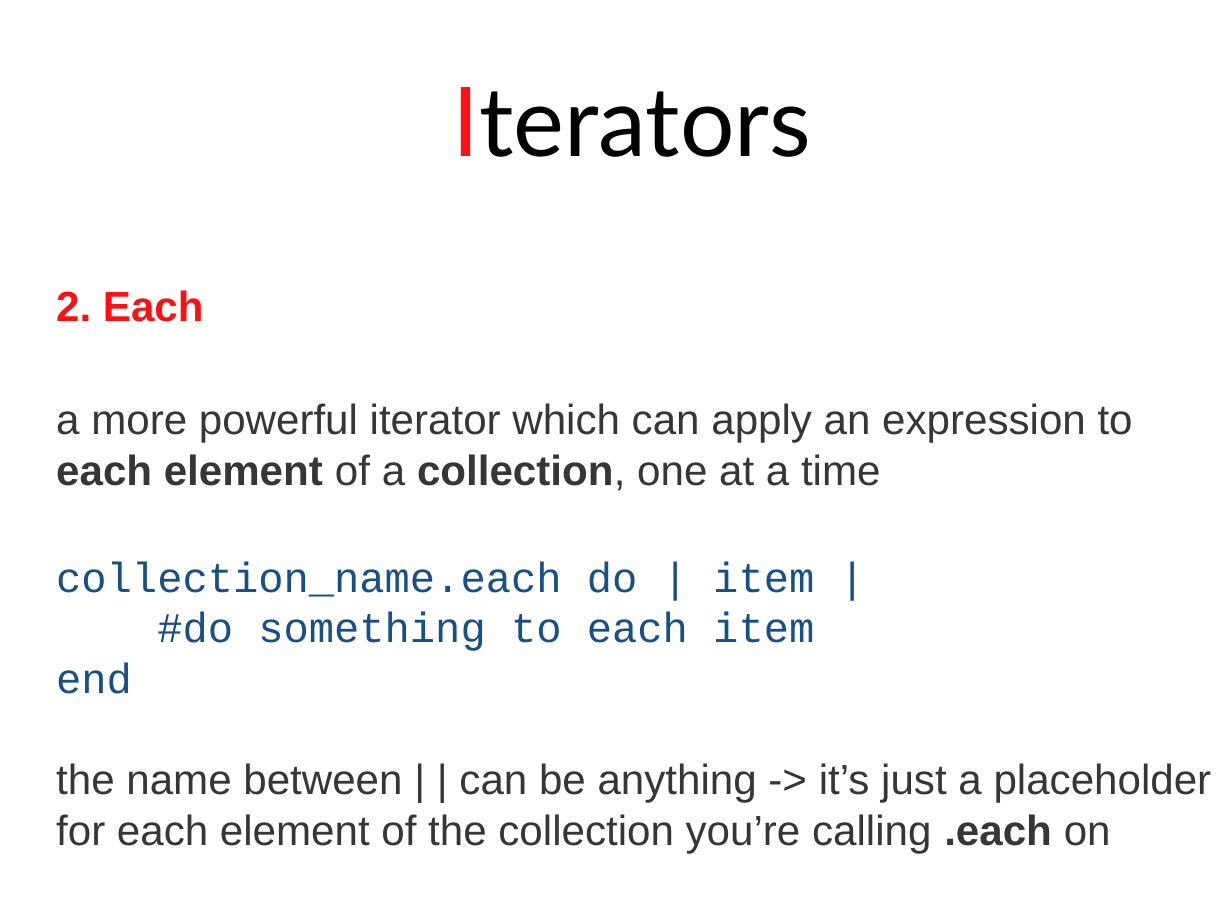
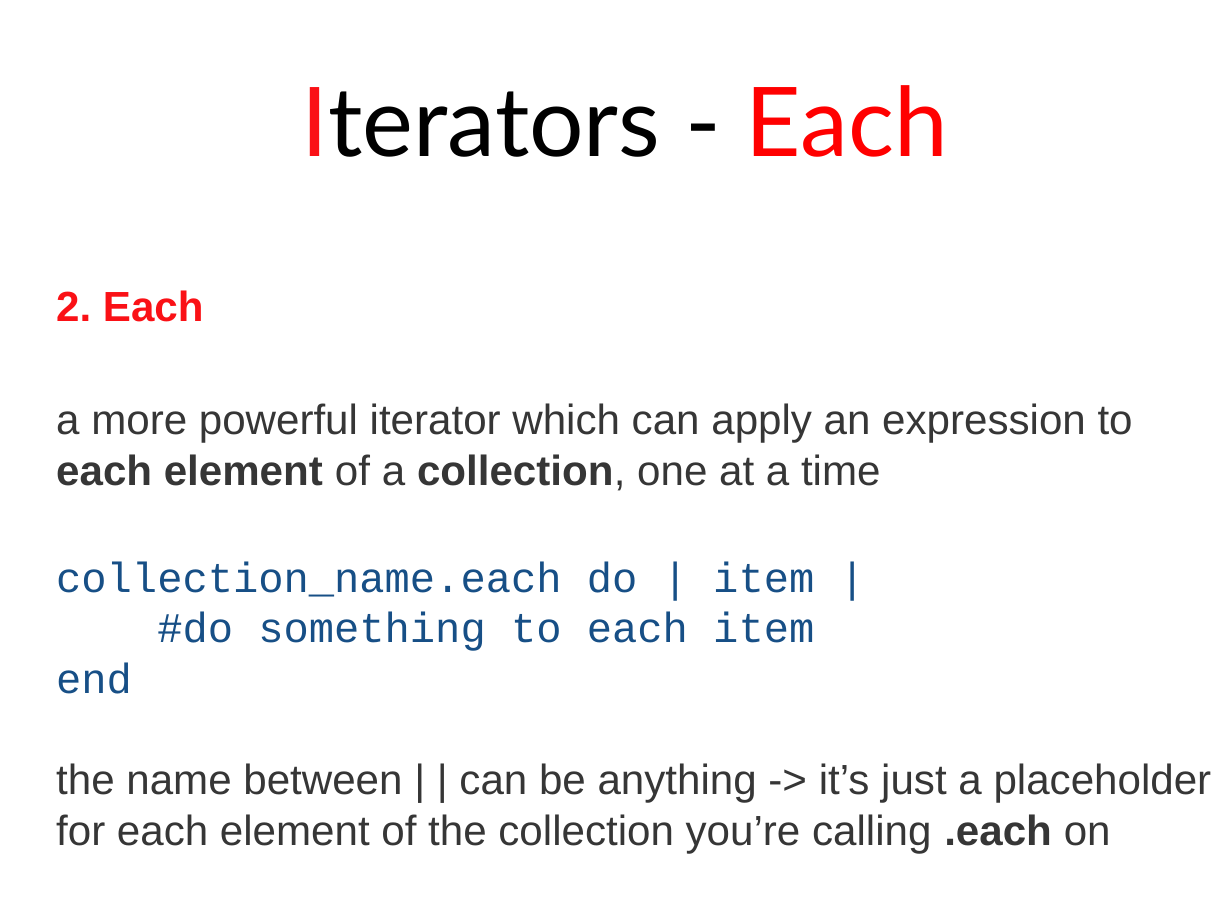
Before and after one commit to stephlaf/P4E, a slide deck: slide 11 of Presentations/Presentations Power Point/03_Looping.pptx. Drawn at 1232x924 pixels with LibreOffice and Linux fonts; fonts in the diff are those of the drawing. Boxes give left, top, right and bottom in pixels: in the first picture for what was removed or moved away, otherwise in the second. Text is boxed around its words. In the diff, an @@ line names an element or a change of style, - is before the commit and + after.

```diff
--- a/Presentations/Presentations Power Point/03_Looping.pptx
+++ b/Presentations/Presentations Power Point/03_Looping.pptx
@@ text at [301,85,947,157]: text changed @@
-Iterators
+Iterators - Each
```
Also in this commit, not shown: 4 other slides changed, 1 other file.
